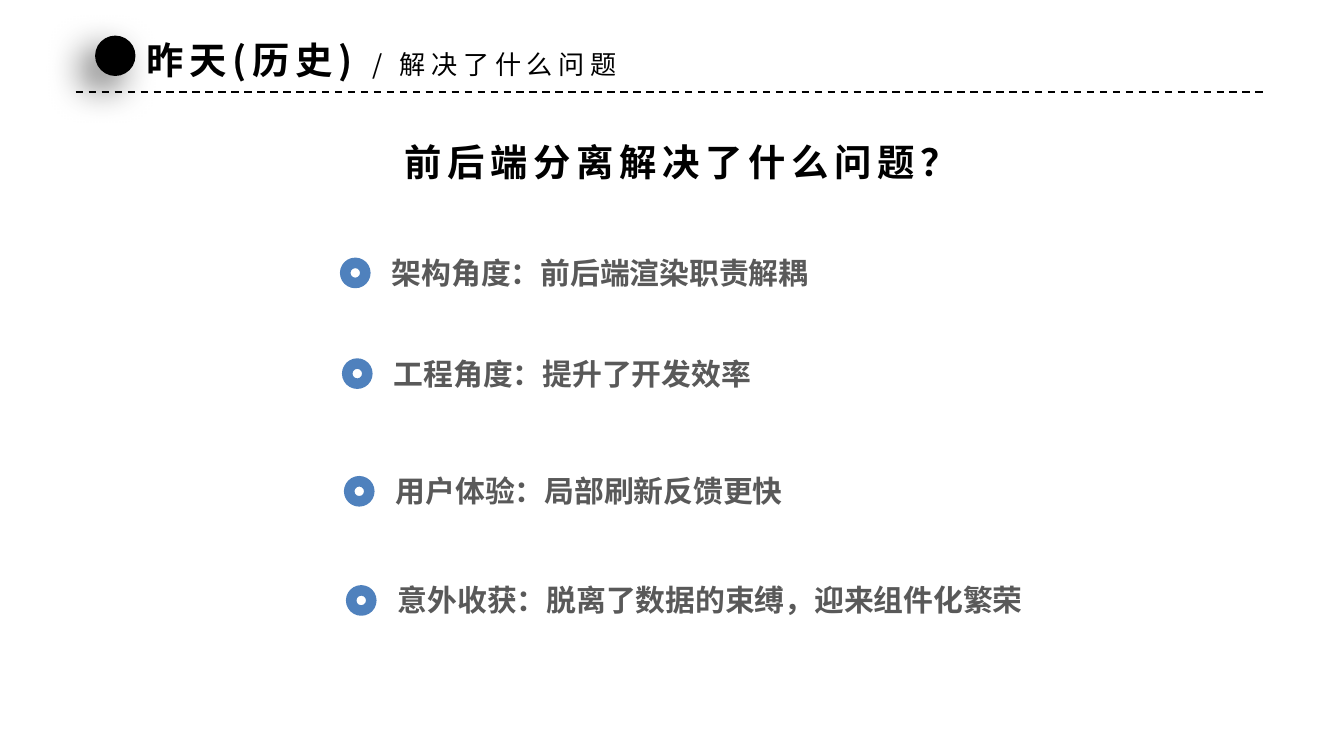
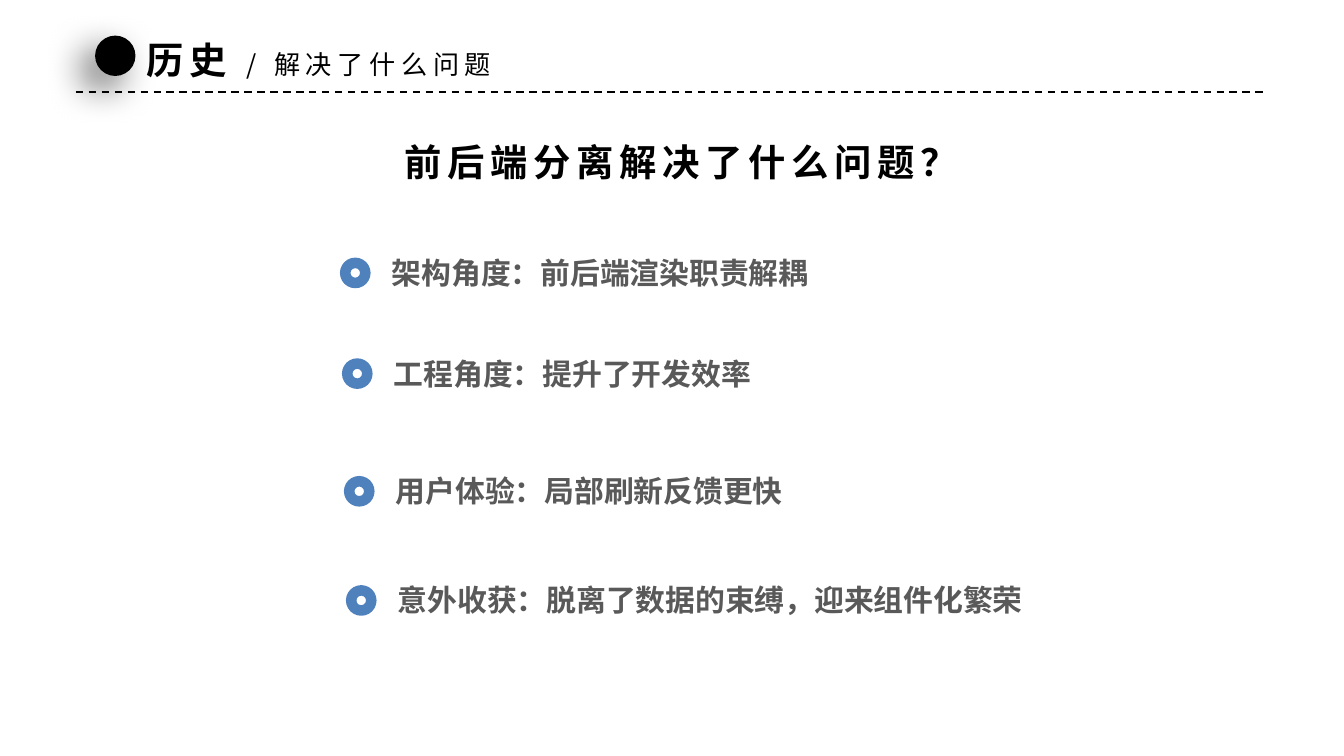
Before and after one commit to xiaoqiang-zhao/my-cellar, a slide deck: slide 7 of web/articles/ssr/SSR.pptx (slide 8 before the commit). Drawn at 1344x756 pixels with LibreOffice and Linux fonts; fonts in the diff are those of the drawing; background and template pictures are left out. Boxes give left, top, right and bottom in pixels: in the first picture for what was removed or moved away, otherwise in the second. Text is boxed around its words. In the diff, an @@ line names an element or a change of style, - is before the commit and + after.

```diff
--- a/web/articles/ssr/SSR.pptx
+++ b/web/articles/ssr/SSR.pptx
@@ text at (x1=147, y1=42, x2=491, y2=78): text changed @@
-昨天(历史) / 解决了什么问题
+历史 / 解决了什么问题
```
Also in this commit, not shown: 6 other slides changed, 9 slides added, 12 slides removed, 1 other file.
